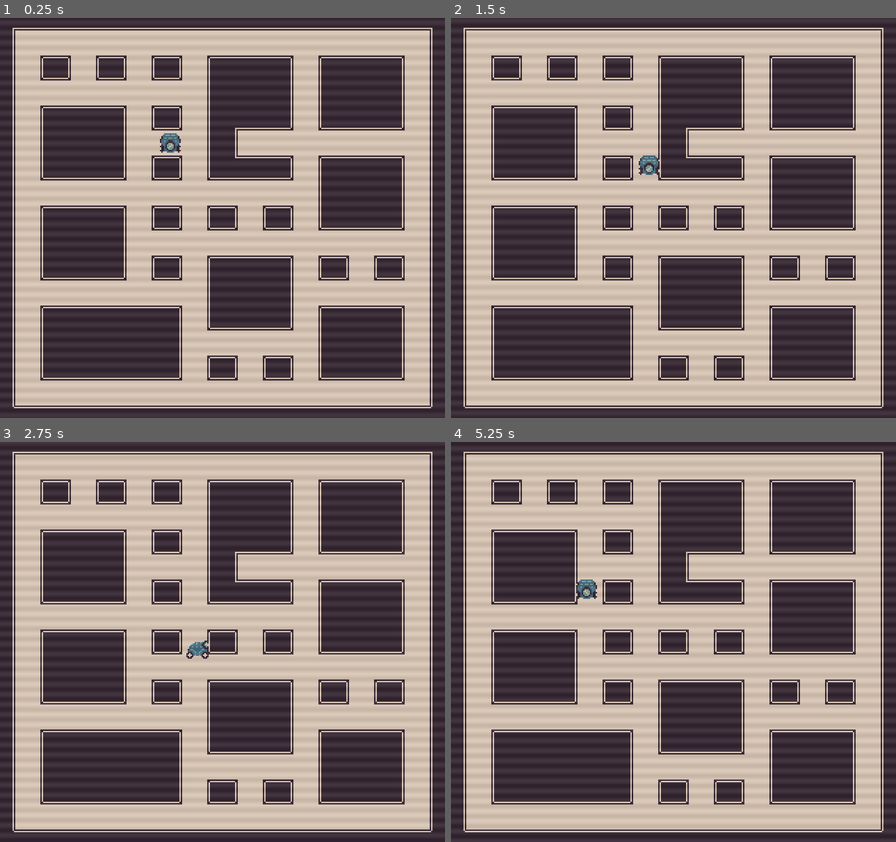
Above: before the commit, frames 1-4 (two rows, left to right).
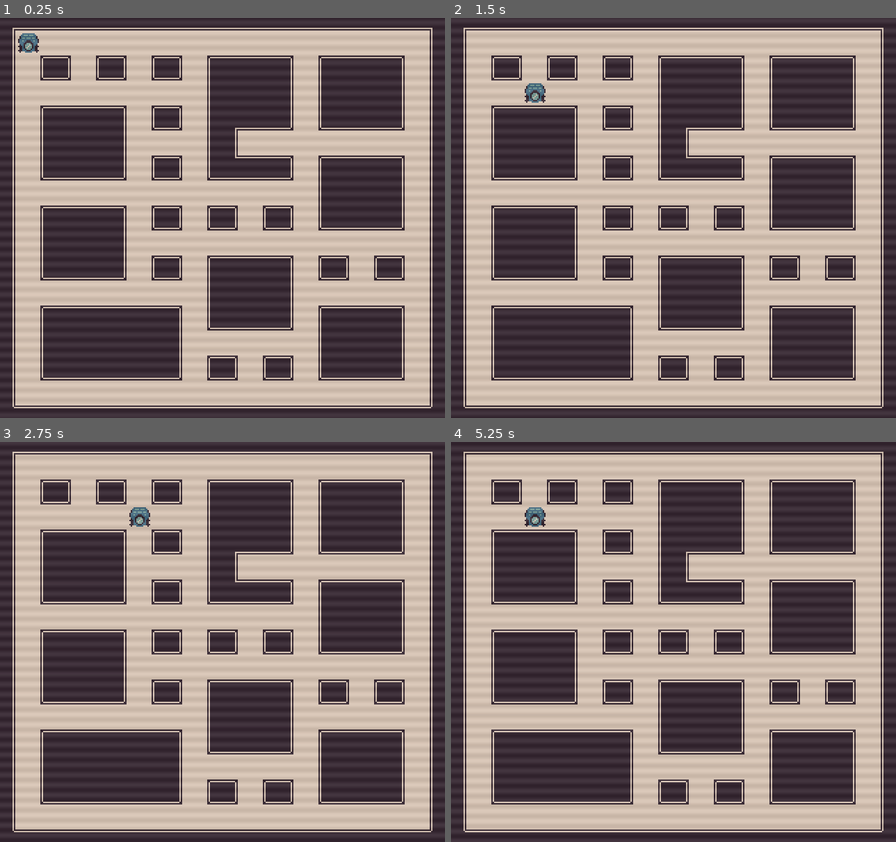
Above: after the commit, the same moments.

Repository: rozy-dixon/CameraObscura
Game: Godot game, scene res://Scenes/starting_level.tscn
Two runs of this game, one before a commit and one after it. Both use one fixed random seed, a clock stepped at 60 frames per second and the inputs below.
Inputs:
- Up to frame 1 (0.25 s): no input
- Up to frame 2 (1.5 s): tap Enter at 0.5 s; hold D (Move Right) 0.53-1.28 s; tap Space at 1.25 s; hold S (Move Down) from 1.28 s (still down)
- Up to frame 3 (2.75 s): release S (Move Down) at 2.03 s; hold D (Move Right) from 2.03 s (still down)
- Up to frame 4 (5.25 s): tap Enter at 2.75 s; release D (Move Right) at 2.78 s; hold W (Move Up) 2.78-3.53 s; hold A (Move Left) 3.53-5.03 s; tap Space at 5 s; hold S (Move Down) from 5.03 s (still down)

The runs differ from the first frame. In frame 1, 0.4% of the frame differs, in the area x 4-41%, y 3-34%; in frame 2, 0.4%; in frame 3, 0.3%; in frame 4, 0.4%.

Commit message:
Got jumpy movement working with my binary hack, have sample pictures ready to go, going to implement Binding of Isaac-like turning so that it normalizes the possibilities of camera angles in the game

Diff:
--- a/Game_Files/Scenes/Tiles.gd
+++ b/Game_Files/Scenes/Tiles.gd
@@ -1,7 +1,7 @@
 extends Node
 
 class_name T
-var atlasCoords : Vector2
+var atlasCoords : Vector2i
 var exits : int
 var desc : String
 # I'll change this if the zero offset makes this confusing.
@@ -16,8 +16,8 @@
 	for i in range(6):
 		for j in range(3):
 				var curr = T.new()
-				#curr.atlasCoords.x = i
-				#curr.atlasCoords.y = j
+				curr.atlasCoords.x = i
+				curr.atlasCoords.y = j
 				curr.exits = exits
 				# Binary number corresponds to top, bottom, left, right exits
 				match curr.exits:
--- a/Game_Files/Scripts/main_character.gd
+++ b/Game_Files/Scripts/main_character.gd
@@ -4,51 +4,98 @@
 @export var push_force  = 1000
 @export var walk_speed  = 40.0
 @export var diagonal_movement = false;
+@export var jumpy_movement = true;
 @export var facing : String = "NONE"
 var tile_index : int
 var tile_array
+const MAX_X : int = 300
+const MAX_Y : int = 270
+const MIN_X : int = 20
+const MIN_Y : int = 18
 # Function that runs on physics tick, rather than every frame.
 
 
 var tilemap
+func atlas_to_arr(destination_tile):
+	print(destination_tile)
+	var t = destination_tile.y * 6 + destination_tile.x
+	var dest_tile_obj = tile_array[t]
+	return dest_tile_obj
+
 
 func _ready():
 	tile_array = $"../Tiles".tiles
 	tilemap = $"../TileMap"  # Replace "TileMap" with the name of your TileMap node
 	facing = "SOUTH"
+	position = tilemap.map_to_local(Vector2(0,0))
 func _physics_process(delta):
 	if position:
 		var tile_pos = tilemap.local_to_map(position)
-		#var atlas_pos = tilemap.map_to_local(position)
+		var world_pos = tilemap.map_to_local(tile_pos)
 		#print("Tile Position: ", tile_pos)
+		#print("World Position", world_pos)
 		var atlas_pos = tilemap.get_cell_atlas_coords(-1,tile_pos)
-		print("Tile Atlas Position: ", atlas_pos)
+		#print("Tile Atlas Position: ", atlas_pos)
 		tile_index = atlas_pos.y * 6 + atlas_pos.x
 		#print(index)
-		print(tile_array[tile_index].desc, " facing ", facing)
+		#print(tile_array[tile_index].desc, " facing ", facing)
 		#print(facing)
 
 		#print(tilemap.get_cell_atlas_coords(-1,tile_pos))
 		# Process character movement input
 
 		picture()
-		movement_input()
-		# Push a RigidBody2D node if we are colliding with one
-		push()
-		# Apply the calculated physics to our character for this tick
-		move_and_slide()
+		if(!jumpy_movement):
+			movement_input()
+			# Push a RigidBody2D node if we are colliding with one
+			push()
+			# Apply the calculated physics to our character for this tick
+			move_and_slide()
+		else:
+			hop()
+func hop():
+		var tile_pos = tilemap.local_to_map(position)
+		var world_pos = tilemap.map_to_local(tile_pos)
+		var atlas_pos = tilemap.get_cell_atlas_coords(-1,tile_pos)
+		var destination_tile
+		if Input.is_action_just_pressed("Move Left") && world_pos.x > MIN_X:
+			destination_tile = tilemap.get_cell_atlas_coords(-1, tile_pos + Vector2i(-1,0))
+			var curr = atlas_to_arr(destination_tile)
+			if curr.exits & 0b0001:
+				position = tilemap.map_to_local(tile_pos + Vector2i(-1,0))
+
+		elif Input.is_action_just_pressed("Move Right") && world_pos.x < MAX_X:
+			destination_tile = tilemap.get_cell_atlas_coords(-1, tile_pos + Vector2i(1,0))
+			var curr = atlas_to_arr(destination_tile)
+			if curr.exits & 0b0010:
+				position = tilemap.map_to_local(tile_pos + Vector2i(1,0))
+
+
+		if Input.is_action_just_pressed("Move Up") && world_pos.y > MIN_Y:
+			destination_tile = tilemap.get_cell_atlas_coords(-1, tile_pos + Vector2i(0,-1))
+			var curr = atlas_to_arr(destination_tile)
+			if curr.exits & 0b0100:
+				position = tilemap.map_to_local(tile_pos + Vector2i(0,-1))
+
+
+		elif Input.is_action_just_pressed("Move Down") && world_pos.y < MAX_Y:
+			destination_tile = tilemap.get_cell_atlas_coords(-1, tile_pos + Vector2i(0,1))
+			var curr = atlas_to_arr(destination_tile)
+			if curr.exits & 0b1000:
+				position = tilemap.map_to_local(tile_pos + Vector2i(0,1))
+
 # Picture Snapping code
 func picture():
 	var curr_tile = tile_array[tile_index]
-	print("curr tile: ", curr_tile.exits)
-	print("Curr tile & 1 = ", curr_tile.exits & 1)
-	print("Curr tile & 2 = ", curr_tile.exits & 2)
-	if (curr_tile.exits & 2 && curr_tile.exits & 1):
-		if(facing == "WEST" || facing == "EAST"):
-			print("Show Picture")
-	if (curr_tile.exits & 8 && curr_tile.exits & 4):
-		if(facing == "NORTH" || facing == "SOUTH"):
-			print("Show Picture")
+	#print("curr tile: ", curr_tile.exits)
+	#print("Curr tile & 1 = ", curr_tile.exits & 1)
+	#print("Curr tile & 2 = ", curr_tile.exits & 2)
+	#if (curr_tile.exits & 2 && curr_tile.exits & 1):
+		#if(facing == "WEST" || facing == "EAST"):
+			##print("Show Picture")
+	#if (curr_tile.exits & 8 && curr_tile.exits & 4):
+		#if(facing == "NORTH" || facing == "SOUTH"):
+			##print("Show Picture")
 
 
 	pass
